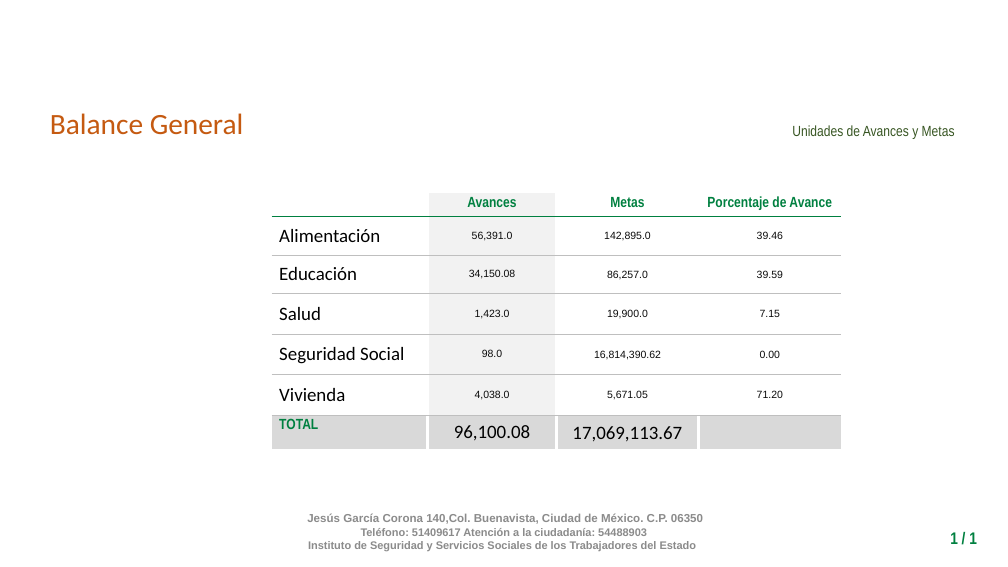
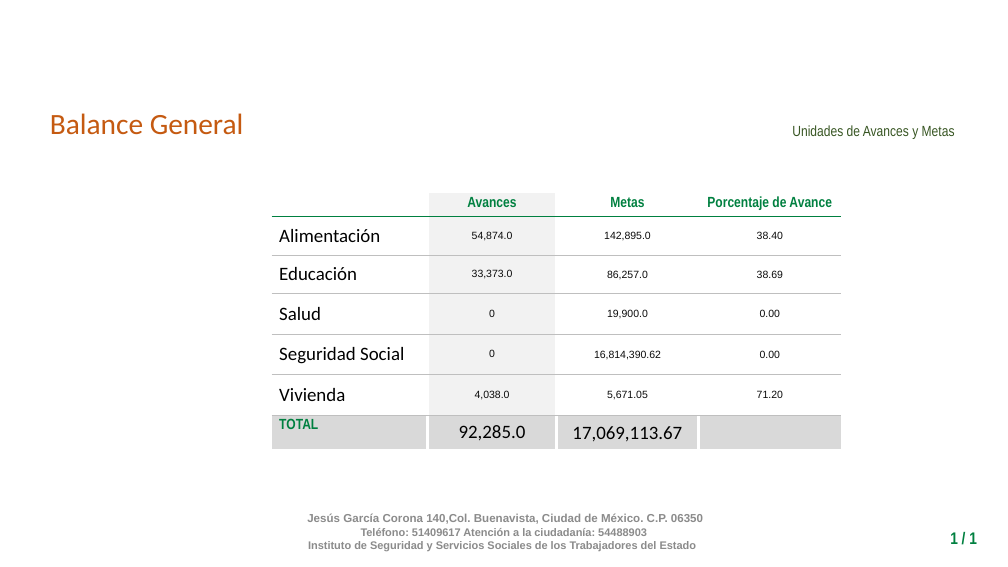
Before and after one commit to fpedro23/djangoISSSTE, a slide deck: slide 1 of djangoISSSTE/static/ppt/ppt-generados/balance_general_1.pptx. Drawn at 1008x567 pixels with LibreOffice and Linux fonts; fonts in the diff are those of the drawing; background and template pictures are left out. Boxes give left, top, right and bottom in pixels: in the first picture for what was removed or moved away, otherwise in the second. Text is boxed around its words. In the diff, an @@ line names an element or a change of style, - is before the commit and + after.

```diff
--- a/djangoISSSTE/static/ppt/ppt-generados/balance_general_1.pptx
+++ b/djangoISSSTE/static/ppt/ppt-generados/balance_general_1.pptx
@@ table at (271,193,841,459) @@
-row 2, column 2: 56,391.0
+row 2, column 2: 54,874.0
-row 2, column 4: 39.46
+row 2, column 4: 38.40
-row 3, column 2: 34,150.08
+row 3, column 2: 33,373.0
-row 3, column 4: 39.59
+row 3, column 4: 38.69
-row 4, column 2: 1,423.0
+row 4, column 2: 0
-row 4, column 4: 7.15
+row 4, column 4: 0.00
-row 5, column 2: 98.0
+row 5, column 2: 0
-row 7, column 2: 96,100.08
+row 7, column 2: 92,285.0
```
Also in this commit, not shown: 1 other slide changed, 3 other files.
